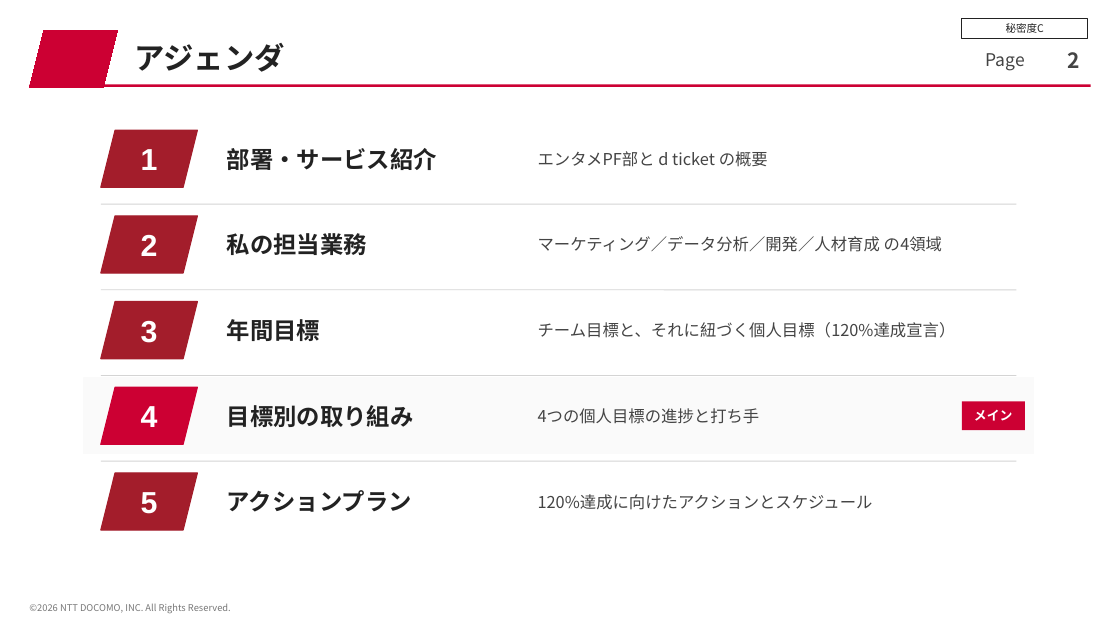
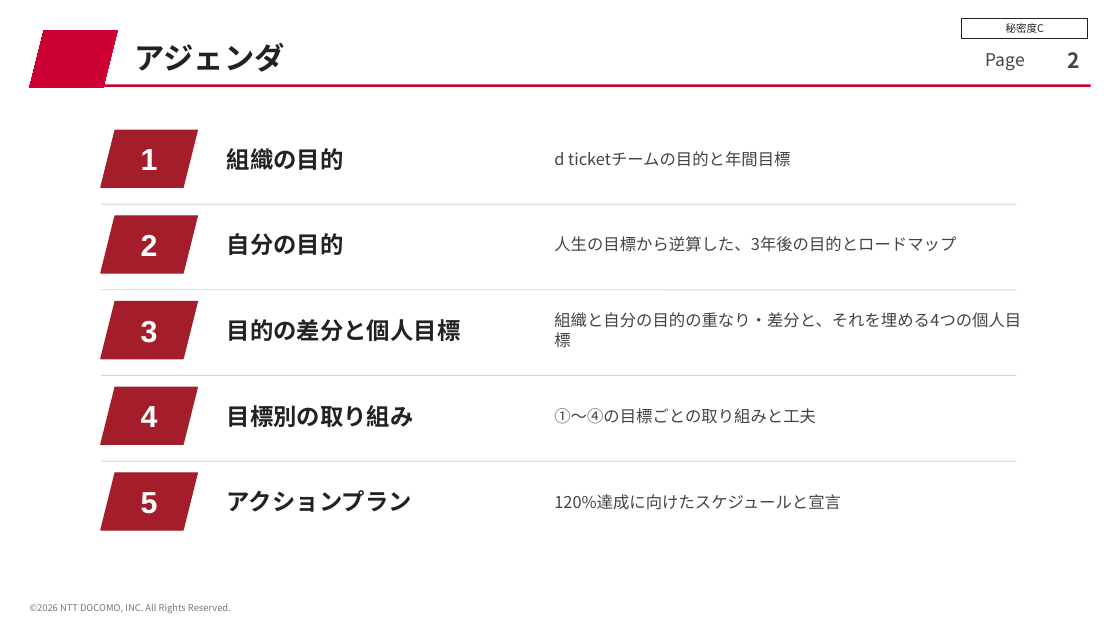
Before and after one commit to keita324/X_check, a slide deck: slide 2 of mokuhyo_sengen_FY26H2.pptx. Drawn at 1120x630 pixels with LibreOffice and Linux fonts; fonts in the diff are those of the drawing. Boxes give left, top, right and bottom in pixels: in the first picture for what was removed or moved away, otherwise in the second. Text is boxed around its words. In the diff, an @@ line names an element or a change of style, - is before the commit and + after.

```diff
--- a/mokuhyo_sengen_FY26H2.pptx
+++ b/mokuhyo_sengen_FY26H2.pptx
@@ text at [227,148,344,170]: text changed @@
-部署・サービス紹介
+組織の目的
@@ text at [554,151,790,167]: text changed @@
-エンタメPF部と d ticket の概要
+d ticketチームの目的と年間目標
@@ text at [227,233,344,255]: text changed @@
-私の担当業務
+自分の目的
@@ text at [554,236,956,252]: text changed @@
-マーケティング／データ分析／開発／人材育成 の4領域
+人生の目標から逆算した、3年後の目的とロードマップ
@@ text at [227,319,461,341]: text changed @@
-年間目標
+目的の差分と個人目標
@@ text at [554,312,1021,328]: text changed @@
-チーム目標と、それに紐づく個人目標（120%達成宣言）
+組織と自分の目的の重なり・差分と、それを埋める4つの個人目標
@@ rectangle removed at [84,378,1033,454] @@
@@ parallelogram at [101,387,197,444]: fill #CC0033 to #A31D2B; outline #CC0033 1 pt to #A31D2B 1 pt @@
@@ text removed at [538,408,760,424] @@
-4つの個人目標の進捗と打ち手
@@ text added at [554,408,816,424], 14 pt, text #444444 @@
+①〜④の目標ごとの取り組みと工夫
@@ rectangle removed at [962,402,1025,430] @@
-メイン
@@ text at [554,494,841,510]: text changed @@
-120%達成に向けたアクションとスケジュール
+120%達成に向けたスケジュールと宣言
```
Also in this commit, not shown: 6 other slides changed, 9 slides added, 9 slides removed.
